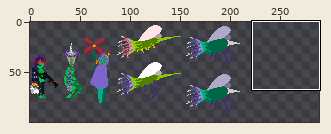
Sprite sheet -- CasaDesDiamantes/sprites/zombieSoldierGirlDESIGN_spr/a0e7804c-7807-450d-a1de-79b869554b9e.png. The picture above shows the old version from afar; the outline marks the close-up.
Close-up. The starting point:
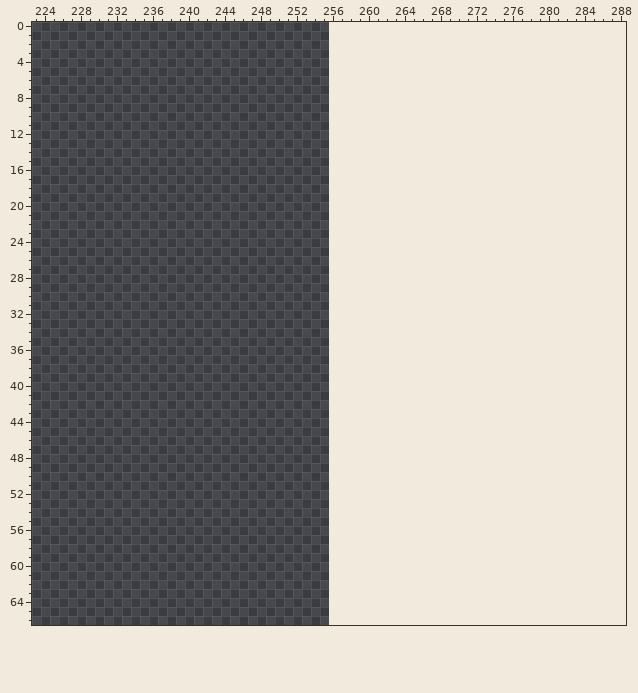
The file is 256x100 pixels. Colours within 5 levels of each other are drawn and written as one. Shown: x 223..288, y 0..66. The old version is drawn lined up with the new one, on the new canvas. The wide view leaves out empty margins.
Now the later version:
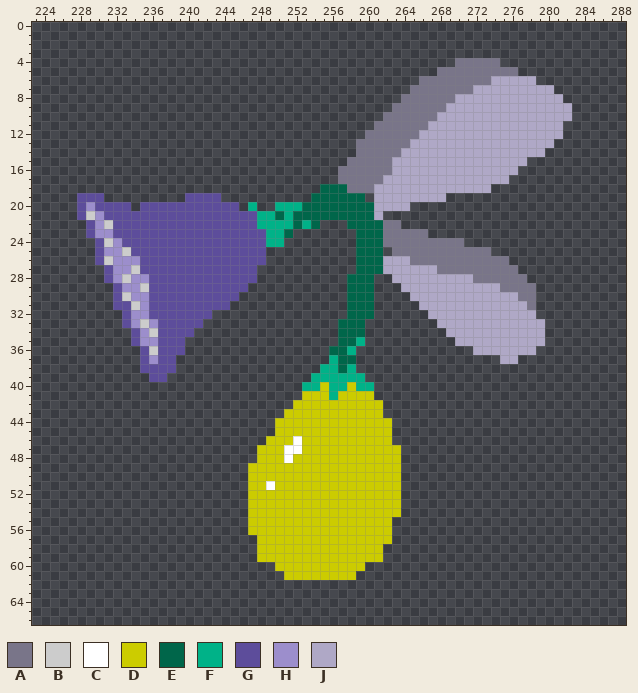
Palette (. is transparent): A #797589  B #cccccc  C #ffffff  D #cccc00  E #00664a  F #00b288  G #5d4d9b  H #9c8ecc  J #afa8c6
The edit:
canvas 256x100 -> 312x100
y 4: x 270..274 ..... -> AAAAA
y 5: x 268..276 ......... -> AAAAAAAAA
y 6: x 266..278 ............. -> AAAAAAAAJJJJJ
y 7: x 265..280 ................ -> AAAAAAAJJJJJJJJJ
y 8: x 264..281 .................. -> AAAAAAJJJJJJJJJJJJ
y 9: x 263..282 .................... -> AAAAAAJJJJJJJJJJJJJJ
y 10: x 262..282 ..................... -> AAAAAAJJJJJJJJJJJJJJJ
y 11: x 261..281 ..................... -> AAAAAAJJJJJJJJJJJJJJJ
y 12: x 260..281 ...................... -> AAAAAAJJJJJJJJJJJJJJJJ
y 13: x 259..280 ...................... -> AAAAAAJJJJJJJJJJJJJJJJ
y 14: x 259..279 ..................... -> AAAAAJJJJJJJJJJJJJJJJ
y 15: x 258..277 .................... -> AAAAAJJJJJJJJJJJJJJJ
y 16: x 257..276 .................... -> AAAAAAJJJJJJJJJJJJJJ
y 17: x 257..275 ................... -> AAAAAJJJJJJJJJJJJJJ
y 18: x 255..273 ................... -> EEEAAAJJJJJJJJJJJJJ
y 19: x 228..230 ... -> GGG; x 240..243 .... -> GGGG; x 254..259 ...... -> EEEEEE; x 261..268 ........ -> JJJJJJJJ
y 20: x 228..233 ...... -> GHGGGG; x 235..245 ........... -> GGGGGGGGGGG; x 247 . -> F; x 250..264 ............... -> FFFEEEEEEEEJJJJ
y 21: x 228..261 .................................. -> GBHGGGGGGGGGGGGGGGGGFFEFEEEEEEEEEJ
y 22: x 229..254 .......................... -> GHBGGGGGGGGGGGGGGGGFFFFEFE; x 258..263 ...... -> EEEEAA
y 23: x 229..251 ....................... -> GHHGGGGGGGGGGGGGGGGGFFE; x 259..266 ........ -> EEEAAAAA
y 24: x 230..250 ..................... -> GBHGGGGGGGGGGGGGGGGFF; x 259..270 ............ -> EEEAAAAAAAAA
y 25: x 230..248 ................... -> GHHBGGGGGGGGGGGGGGG; x 259..261 ... -> EEE; x 263..273 ........... -> AAAAAAAAAAA
y 26: x 230..248 ................... -> GBHHHGGGGGGGGGGGGGG; x 259..275 ................. -> EEEJJJAAAAAAAAAAA
y 27: x 231..247 ................. -> GHHBGGGGGGGGGGGGG; x 259..276 .................. -> EEEJJJJJJAAAAAAAAA
y 28: x 231..247 ................. -> GHBHHGGGGGGGGGGGG; x 258..260 ... -> EEE; x 263..277 ............... -> JJJJJJJJJAAAAAA
y 29: x 232..246 ............... -> GHHBGGGGGGGGGGG; x 258..260 ... -> EEE; x 264..278 ............... -> JJJJJJJJJJJAAAA
y 30: x 232..245 .............. -> GBHHGGGGGGGGGG; x 258..260 ... -> EEE; x 265..278 .............. -> JJJJJJJJJJJJAA
y 31: x 232..244 ............. -> GGBHGGGGGGGGG; x 258..260 ... -> EEE; x 266..278 ............. -> JJJJJJJJJJJJA
y 32: x 233..242 .......... -> GHHGGGGGGG; x 258..260 ... -> EEE; x 267..278 ............ -> JJJJJJJJJJJJ
y 33: x 233..241 ......... -> GHBHGGGGG; x 257..259 ... -> EEE; x 268..279 ............ -> JJJJJJJJJJJJ
y 34: x 234..240 ....... -> GHBGGGG; x 257..259 ... -> EEE; x 269..279 ........... -> JJJJJJJJJJJ
y 35: x 234..239 ...... -> GHHGGG; x 257..259 ... -> EEF; x 270..279 .......... -> JJJJJJJJJJ
y 36: x 235..239 ..... -> GBGGG; x 256..258 ... -> EEF; x 272..278 ....... -> JJJJJJJ
y 37: x 235..238 .... -> GHGG; x 256..258 ... -> FEE; x 275..276 .. -> JJ
y 38: x 235..238 .... -> GGGG; x 255..258 .... -> FFEF
y 39: x 236..237 .. -> GG; x 254..259 ...... -> FFFFFF
y 40: x 253..260 ........ -> FFDFFDFF
y 41: x 253..260 ........ -> DDDFDDDD
y 42: x 252..261 .......... -> DDDDDDDDDD
y 43: x 251..261 ........... -> DDDDDDDDDDD
y 44..45: x 250..262 ............. -> DDDDDDDDDDDDD
y 46: x 249..262 .............. -> DDDCDDDDDDDDDD
y 47: x 248..263 ................ -> DDDCCDDDDDDDDDDD
y 48: x 248..263 ................ -> DDDCDDDDDDDDDDDD
y 49..50: x 247..263 ................. -> DDDDDDDDDDDDDDDDD
y 51: x 247..263 ................. -> DDCDDDDDDDDDDDDDD
y 52..54: x 247..263 ................. -> DDDDDDDDDDDDDDDDD
y 55..56: x 247..262 ................ -> DDDDDDDDDDDDDDDD
y 57: x 248..262 ............... -> DDDDDDDDDDDDDDD
y 58..59: x 248..261 .............. -> DDDDDDDDDDDDDD
y 60: x 250..259 .......... -> DDDDDDDDDD
y 61: x 251..258 ........ -> DDDDDDDD
Boxes around the changes in both close-ups, in picture pixels (x1, y1, x2, y2):
added: (77, 58, 572, 580)
